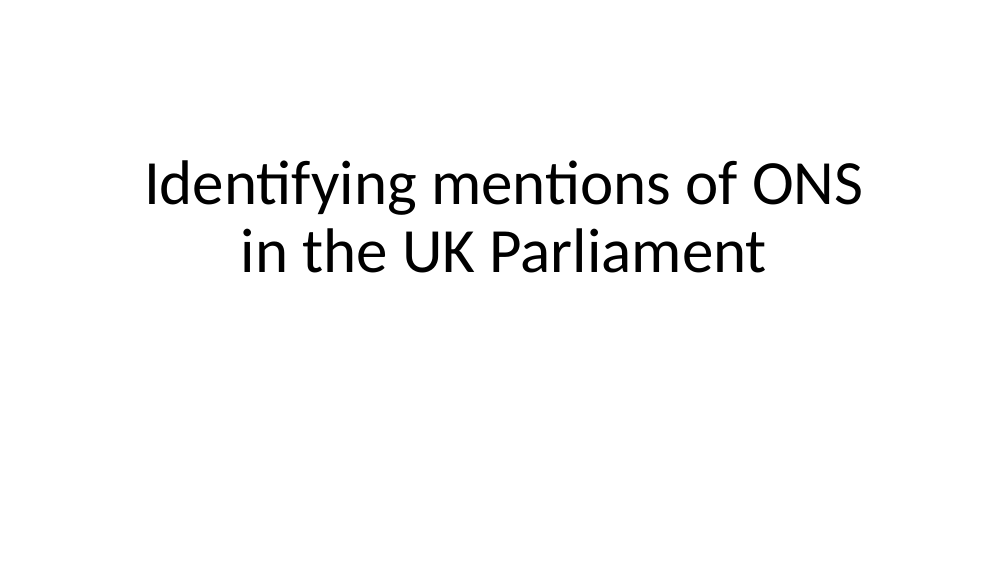
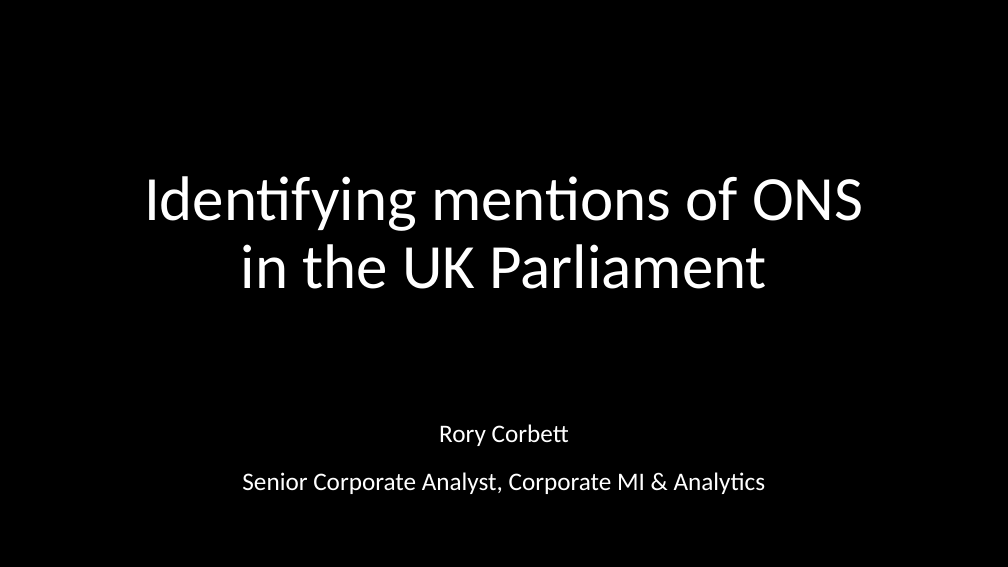
Before and after one commit to datasciencecampus/uk-parliament-stats, a slide deck: slide 1 of user-engagement/impact-task-and-finish-group--project-summary.pptx. Drawn at 1008x567 pixels with LibreOffice and Linux fonts; fonts in the diff are those of the drawing; background and template pictures are left out. Boxes give left, top, right and bottom in pixels: in the first picture for what was removed or moved away, otherwise in the second. Text is boxed around its words. In the diff, an @@ line names an element or a change of style, - is before the commit and + after.

Commit message:
updated pptx for impact T&F group - image on title & updated content

```diff
--- a/user-engagement/impact-task-and-finish-group--project-summary.pptx
+++ b/user-engagement/impact-task-and-finish-group--project-summary.pptx
@@ background #FFFFFF to picture (left out) @@
@@ title "Identifying mentions of ONS in ...": place and size @@
-title "Identifying mentions of ONS in ..." at (144,160,863,273)
+title "Identifying mentions of ONS in ..." at (144,176,863,289)
@@ title "Identifying mentions of ONS in ..." at (144,176,863,289): text colour #000000 to #FFFFFF @@
@@ subtitle added at (242,424,766,494), 24 pt, text #FFFFFF @@
+Rory Corbett
+Senior Corporate Analyst, Corporate MI & Analytics
```
Also in this commit, not shown: 2 other slides changed, 1 slide added, 1 slide removed.
